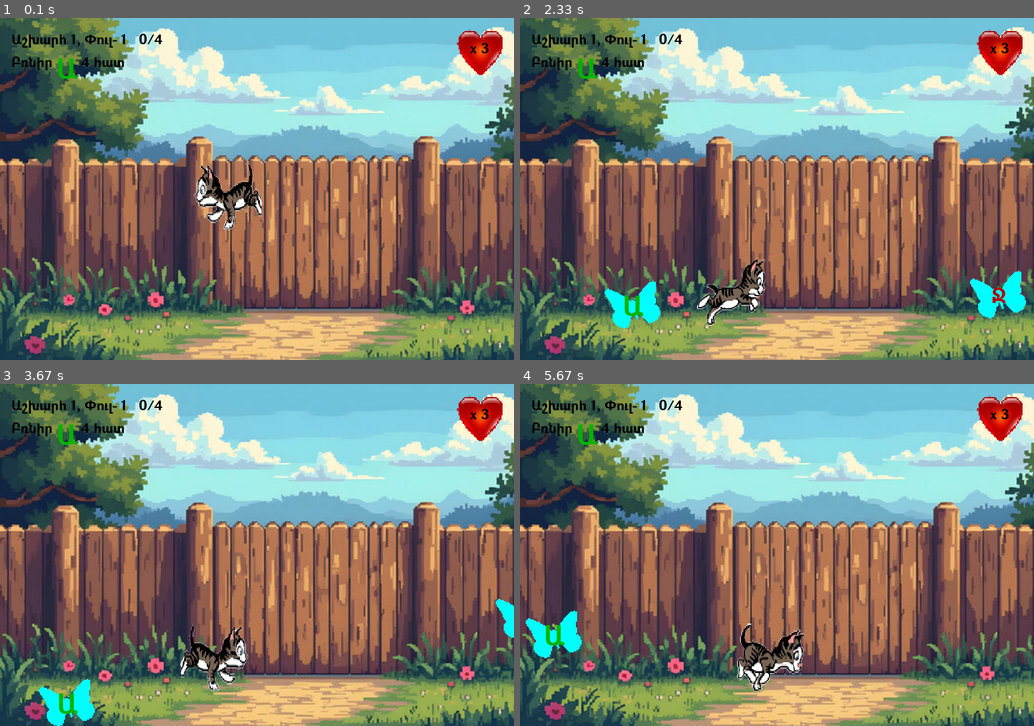
Above: before the commit, frames 1-4 (two rows, left to right).
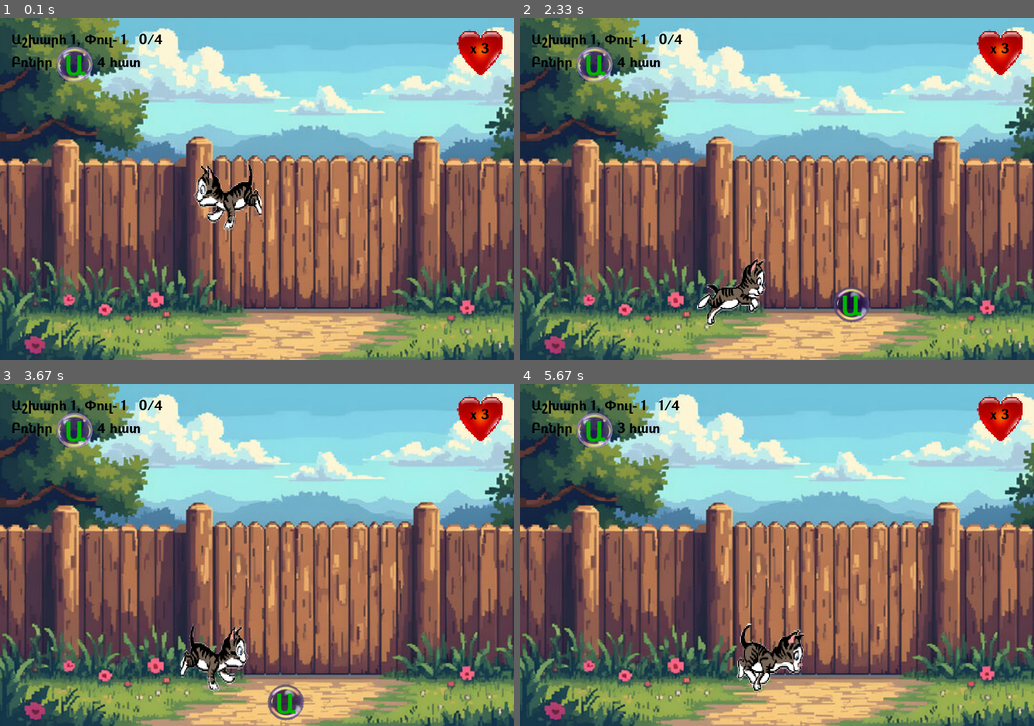
Above: after the commit, the same moments.

Repository: lilitstepanyan19/igra
Game: pygame game, started from igra_pygame/main.py
Two runs of this game, one before a commit and one after it. Both use one fixed random seed, a clock stepped at 60 frames per second and the inputs below.
Inputs (mouse positions are in pixels of both pictures, inside the frame that each line leads up to):
- Up to frame 1 (0.1 s): no input
- Up to frame 2 (2.33 s): click "Բռնիր" at 0.38 s; click (782, 209) at 0.72 s; hold Right 1-1.47 s; move the mouse to (653, 192) at 1.03 s; click (617, 271) at 1.55 s; hold Left 1.83-2.3 s; click (838, 219) at 1.92 s
- Up to frame 3 (3.67 s): click (267, 438) at 2.38 s; hold Left 2.67-3.2 s; click (133, 486) at 2.75 s; click (262, 589) at 3.28 s; hold Left from 3.57 s (still down); click (257, 596) at 3.65 s
- Up to frame 4 (5.67 s): release Left at 3.97 s; click (910, 609) at 4.05 s; click (638, 428) at 4.38 s, where only the run after the commit has a clickable "3 հատ"; click (936, 548) at 5.38 s

The runs differ from the first frame. In frame 1, 0.7% of the frame differs, in the area x 11-28%, y 8-19%; in frame 2, 2.9%, in the area x 11-99%, y 8-91%; in frame 3, 2.3%; in frame 4, 1.6%.

Commit message:
letter _bg

Diff:
--- a/igra_pygame/base.py
+++ b/igra_pygame/base.py
@@ -1,10 +1,11 @@
+import os
 import importlib
 import pygame
 from cat import Cat
 from camera import Camera
 
 
-WORLD_WIDTH = 3000
+WORLD_WIDTH = 10000
 WORLD_HEIGHT = 600
 
 WIDTH, HEIGHT = 900, 600
@@ -33,6 +34,8 @@
         self.hit_cooldown = 1000   # мс (1 секунда)
         self.last_hit_time = 0
 
+        self.letter_bg_imgs = []
+
         # --- определяем мир и уровень по имени класса ---
         name = self.__class__.__name__  # например World_1_1
         _, w, l = name.split("_")
@@ -42,6 +45,21 @@
     def start(self):
         self.cat = Cat(SCREEN_WIDTH, SCREEN_HEIGHT, WORLD_WIDTH, WORLD_HEIGHT)
         self.camera = Camera(WIDTH, WORLD_WIDTH)
+
+    def load_letter_bgs(self, world_num, folder_name="letter_bg"):
+        """Динамически загружает все картинки для букв данного мира"""
+        folder = f"images/world_{world_num}/{folder_name}/"
+        if not os.path.exists(folder):
+            return []
+
+        imgs = []
+        for name in sorted(os.listdir(folder)):
+            if name.startswith("letter_bg") and name.endswith(".png"):
+                path = os.path.join(folder, name)
+                img = pygame.image.load(path).convert_alpha()
+                imgs.append(img)
+        self.letter_bg_imgs = imgs
+        return imgs
 
     def update(self):
         if not self.cat or not self.camera:
@@ -58,17 +76,30 @@
 
         # Рендерим части
         take_surf = self.game.font_hud.render(take_text, True, (0, 0, 0))
-        target_surf = self.game.font_good.render(self.target, True, (0, 180, 0))
         count_surf = self.game.font_hud.render(count_text, True, (0, 0, 0))
 
         # Позиции
         x, y = 20, 60
 
-        # Рисуем HUD
         screen.blit(take_surf, (x, y))
         x += take_surf.get_width()
-        screen.blit(target_surf, (x, y - 5))
-        x += target_surf.get_width()
+
+        if self.letter_bg_imgs:
+            bg_img = self.letter_bg_imgs[0]  # или random.choice(self.letter_bg_imgs)
+            bg_rect = bg_img.get_rect(topleft=(x, y - 10))
+            screen.blit(bg_img, bg_rect)
+
+            # текст поверх фона
+            target_surf = self.game.font_good.render(self.target, True, (0, 180, 0))
+            target_rect = target_surf.get_rect(center=bg_rect.center)
+            screen.blit(target_surf, target_rect)
+            x += bg_rect.width
+        else:
+            # если фона нет — обычная буква
+            target_surf = self.game.font_good.render(self.target, True, (0, 220, 0))
+            screen.blit(target_surf, (x, y - 5))
+            x += target_surf.get_width()
+
         screen.blit(count_surf, (x, y))
 
         # --- Большое сердце и количество жизней ---
@@ -94,7 +125,6 @@
         lives_y = heart_y + (heart_size - lives_surf.get_height()) / LIVES_COUNT
         screen.blit(lives_surf, (lives_x, lives_y))
 
-
         # --- WORLD / LEVEL и счет ---
         header_text = f"Աշխարհ {self.world_num}, Փուլ- {self.level_num}   {self.score}/{self.need}"
         header_surf = self.game.font_hud.render(header_text, True, (0, 0, 0))
--- a/igra_pygame/cat.py
+++ b/igra_pygame/cat.py
@@ -1,4 +1,5 @@
 import pygame
+import os
 
 CAT_SPEED = 0.3
 MOUSE_SPEED = 0.02
@@ -37,12 +38,18 @@
 
     def load_cat(self, direction, skin='default'):
         frames = []
-        for i in range(1, 9):
-            img = pygame.image.load(
-                f"images/{skin}/cat_{i}_{direction}.png"
-            ).convert_alpha()
-            img = pygame.transform.scale(img, (120, 120))
-            frames.append(img)
+        folder = f"images/{skin}/"
+        for name in sorted(os.listdir(folder)):
+            # пример имени: cat_1_left.png, cat_2_left.png ...
+            if name.endswith(f"_{direction}.png") and name.startswith("cat_"):
+                path = os.path.join(folder, name)
+                img = pygame.image.load(path).convert_alpha()
+                img = pygame.transform.scale(img, (120, 120))
+                frames.append(img)
+
+        if not frames:
+            raise Exception(f"No cat images for direction '{direction}' in {folder}")
+
         return frames
 
     @property
--- a/igra_pygame/worlds/world_1/world_1_1.py
+++ b/igra_pygame/worlds/world_1/world_1_1.py
@@ -1,6 +1,7 @@
 # worlds/world_1/world_1_1.py
 import pygame
 import random
+import os
 from base import WorldBase, WORLD_WIDTH, WORLD_HEIGHT, SCREEN_HEIGHT
 from letter import Letter, LETTER_SPEED  # импортируем новый класс
 
@@ -17,30 +18,30 @@
 
         bg_img = pygame.image.load("images/world_1/bg_1.jpg").convert()
         h = SCREEN_HEIGHT
-        scale = h / bg_img.get_height()
+        scale = SCREEN_HEIGHT / bg_img.get_height()
         w = int(bg_img.get_width() * scale)
         self.bg = pygame.transform.smoothscale(bg_img, (w, h))
         self.bg_w = self.bg.get_width()
 
         self.letters = []
+
+        self.load_letter_bgs(self.world_num)
+
         self.start_time = pygame.time.get_ticks()
         self.spawn_delay_start = 2000  # 2 секунды перед первым появлением
         self.spawn_delay = 700  # пауза между появлениями
         self.last_spawn_time = self.start_time
 
-        # фон для букв (например бабочка)
-        self.letter_bg_img = pygame.image.load("images/world_1/letter_bg_left.png").convert_alpha()
-        self.letter_bg_img = pygame.transform.scale(self.letter_bg_img, (100, 100))
-
     def spawn(self, count):
         target_count = sum(1 for l in self.letters if l.char == self.target)
 
         if target_count == 0:
+            letter_bg = random.choice(self.letter_bg_imgs)
             x = random.randint(60, WORLD_WIDTH - 60)
             y = random.randint(140, WORLD_HEIGHT - 60)
             vx = random.choice([-1, 1]) * LETTER_SPEED
             vy = random.choice([-1, 1]) * LETTER_SPEED
-            self.letters.append(Letter(self.target, x, y, vx, vy, self.letter_bg_img))
+            self.letters.append(Letter(self.target, x, y, vx, vy, letter_bg))
 
         while target_count < 2 and len(self.letters) < count:
             char = (
@@ -48,11 +49,12 @@
                 if random.random() < 0.6
                 else random.choice(self.armenian_letters)
             )
+            letter_bg = random.choice(self.letter_bg_imgs)
             x = random.randint(60, WORLD_WIDTH - 60)
             y = random.randint(140, WORLD_HEIGHT - 60)
             vx = random.choice([-1, 1])
             vy = random.choice([-1, 1])
-            self.letters.append(Letter(char, x, y, vx, vy, self.letter_bg_img))
+            self.letters.append(Letter(char, x, y, vx, vy, letter_bg))
 
     def update(self):
         super().update()
Binary file added: igra_pygame/images/default/letter_bg/letter_bg_1.png
Binary file added: igra_pygame/images/world_1/letter_bg/letter_bg_1.png
Binary file added: igra_pygame/images/world_1/letter_bg/letter_bg_2.png
Binary file added: igra_pygame/images/world_1/letter_bg/letter_bg_3.png
Binary file added: igra_pygame/images/world_1/letter_bg/letter_bg_4.png
Binary file added: igra_pygame/images/world_1/letter_bg/letter_bg_5.png
Binary file added: igra_pygame/images/world_1/letter_bg/target_bg.png
Binary file removed: igra_pygame/images/world_1/letter_bg_left.png
Binary file removed: igra_pygame/images/world_1/letter_bg_right.png
Binary file added: igra_pygame/images/world_2/letter_bg/letter_bg_2.png
Binary file added: igra_pygame/images/world_2/letter_bg/letter_bg_3.png
Binary file added: igra_pygame/images/world_2/letter_bg/letter_bg_4.png
(and 1 more such lines)
